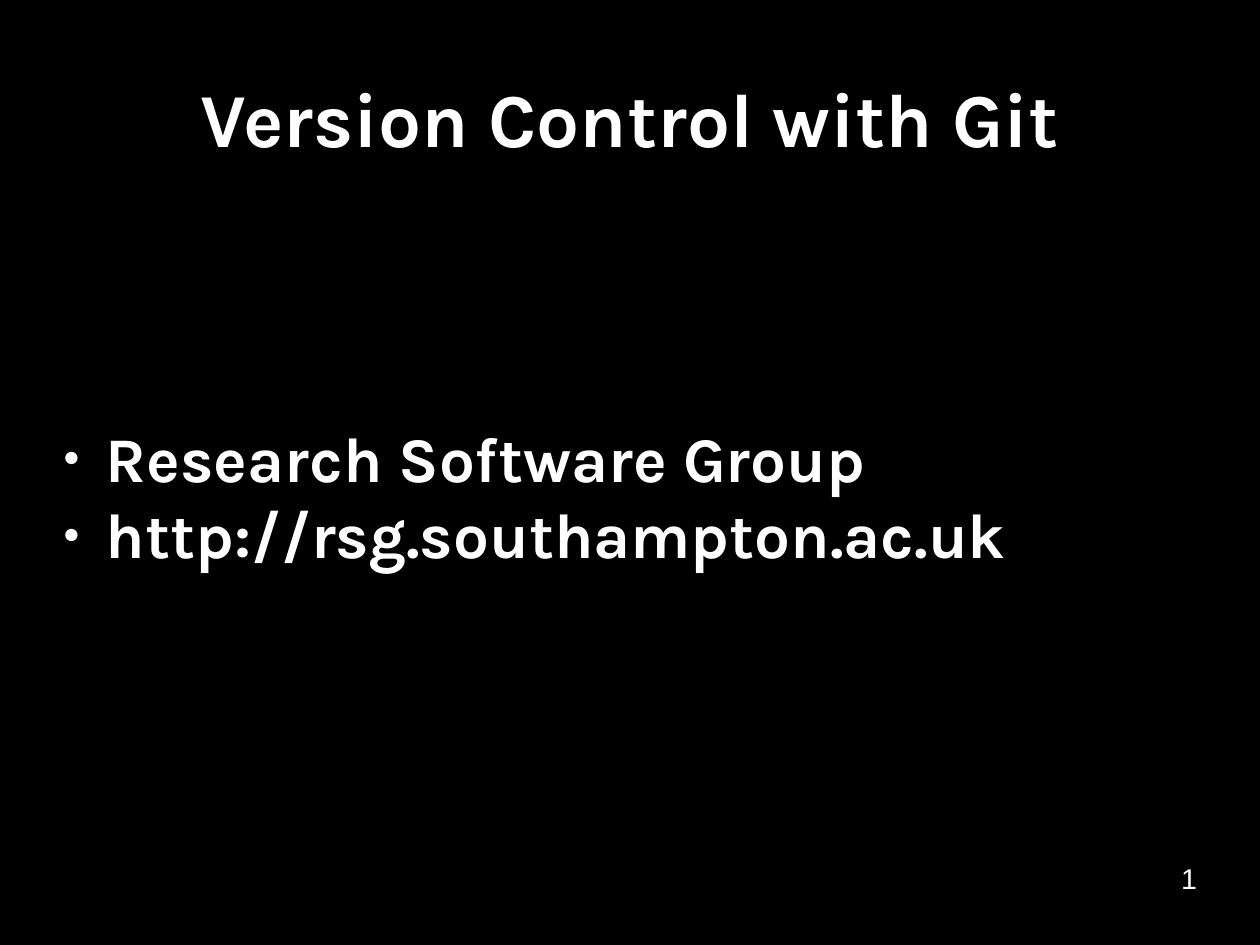
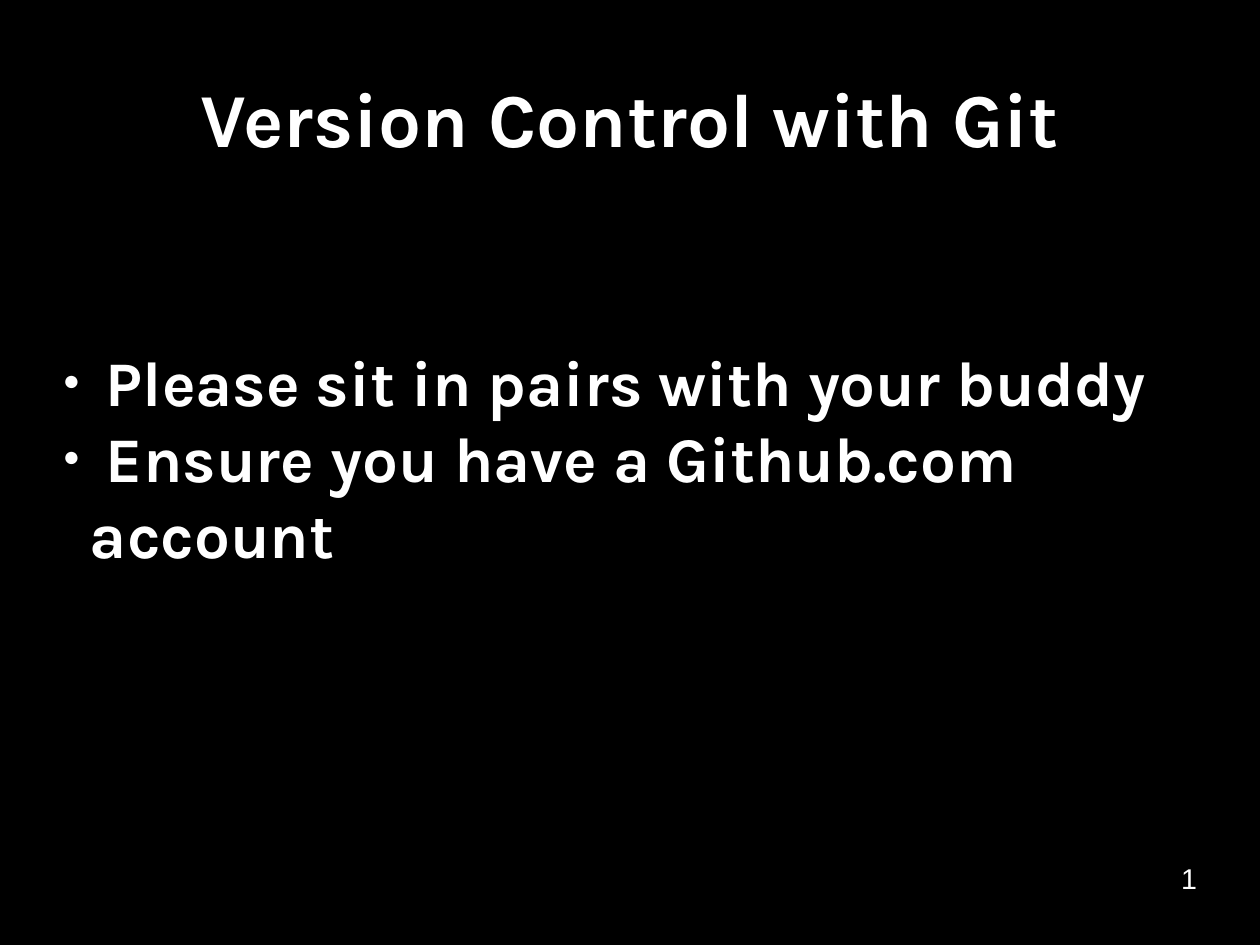
Before and after one commit to Southampton-RSG/2015-09-17-southampton, a slide deck: slide 1 of novice/git/version-control-with-git-slides.odp. Drawn at 1260x945 pixels with LibreOffice and Linux fonts; fonts in the diff are those of the drawing. Boxes give left, top, right and bottom in pixels: in the first picture for what was removed or moved away, otherwise in the second. Text is boxed around its words. In the diff, an @@ line names an element or a change of style, - is before the commit and + after.

```diff
--- a/novice/git/version-control-with-git-slides.odp
+++ b/novice/git/version-control-with-git-slides.odp
@@ subtitle at box(90, 360, 1146, 559): text changed @@
-● Research Software Group
-● http://rsg.southampton.ac.uk
+● Please sit in pairs with your buddy
+● Ensure you have a Github.com account
```
Also in this commit, not shown: 1 other file.
